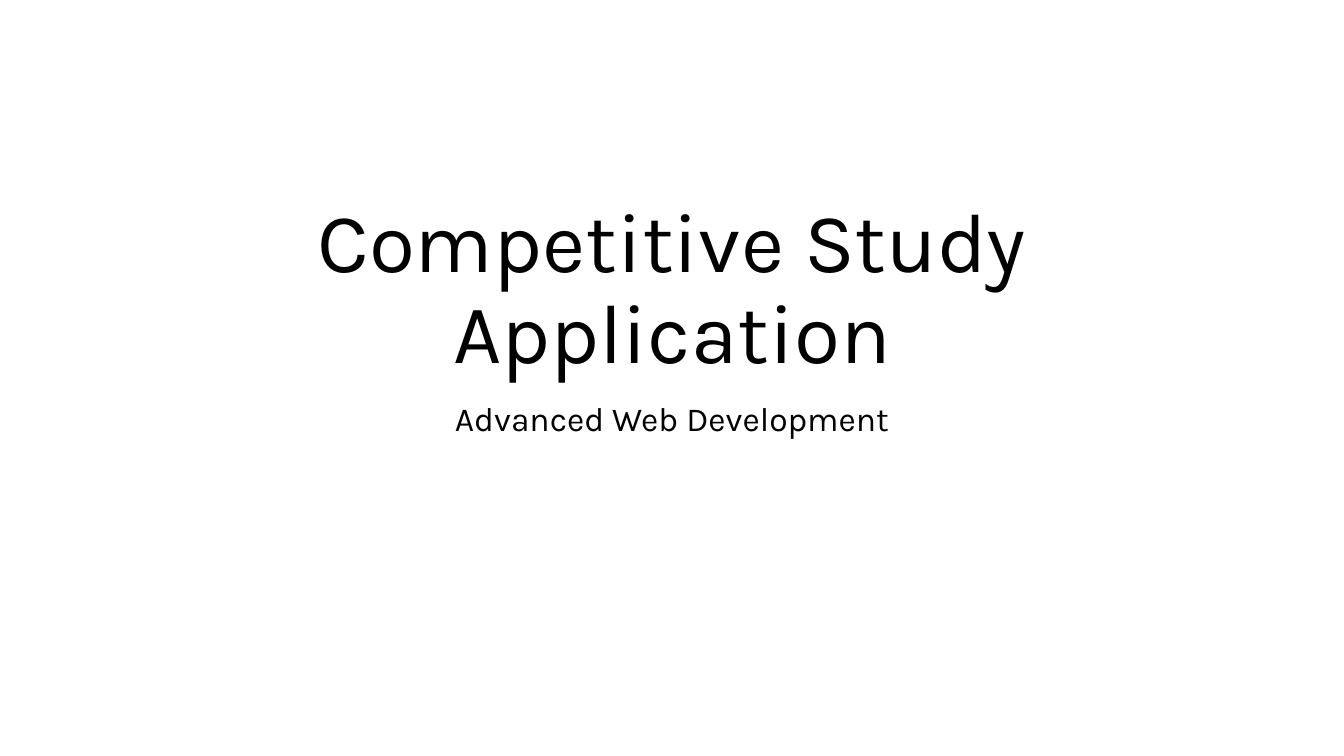
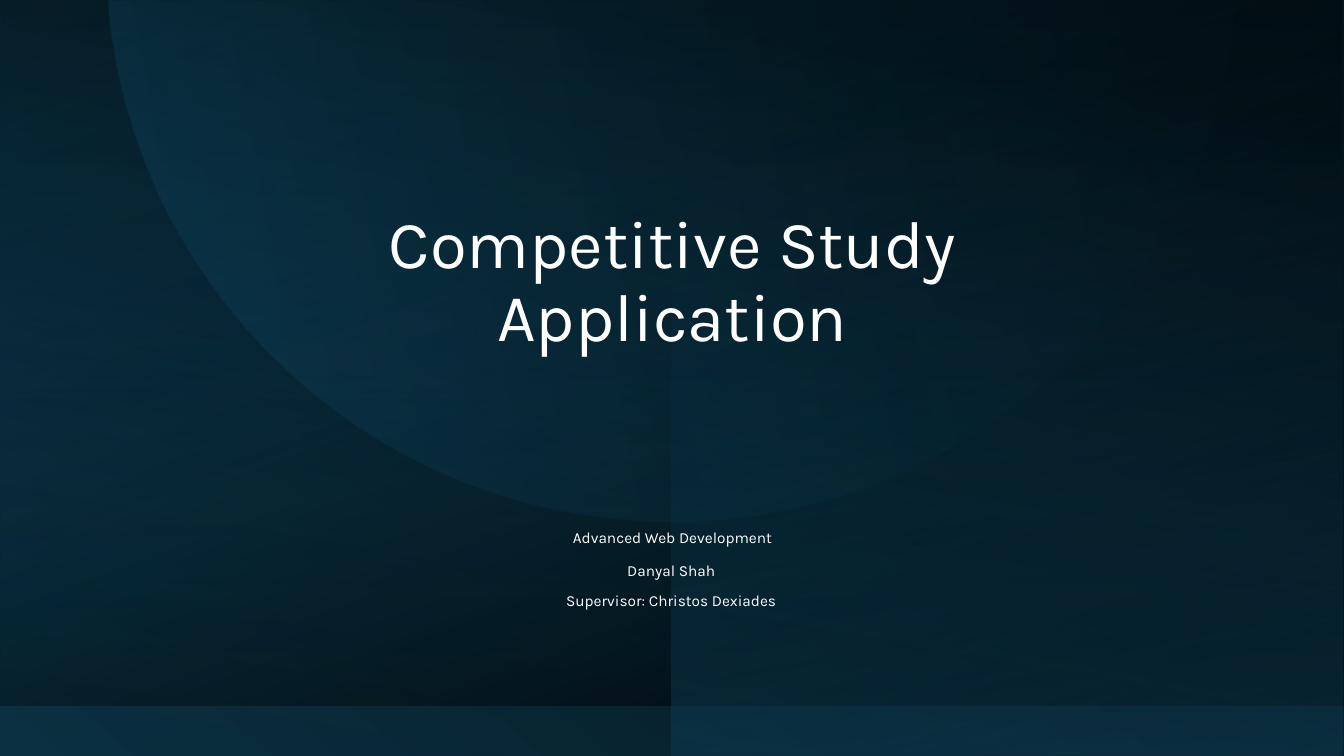
Before and after one commit to shahd9290/Competitive-Revision-Website, a slide deck: slide 1 of documents/Danyal Shah Interim Presentation.pptx. Drawn at 1344x756 pixels with LibreOffice and Linux fonts; fonts in the diff are those of the drawing. Boxes give left, top, right and bottom in pixels: in the first picture for what was removed or moved away, otherwise in the second. Text is boxed around its words. In the diff, an @@ line names an element or a change of style, - is before the commit and + after.

Commit message:
Add Video & Design to Presentation

```diff
--- a/documents/Danyal Shah Interim Presentation.pptx
+++ b/documents/Danyal Shah Interim Presentation.pptx
@@ rectangle added at [0, 0, 1344, 756], fill gradient #0B3041 to #000000 @@
@@ rectangle added at [0, 0, 1344, 706], fill gradient #104862 to #000000 @@
@@ rectangle added at [0, 0, 1343, 756], fill gradient #000000 to #104862 @@
@@ rectangle added at [1, 0, 1342, 756], fill gradient #0B3041 to #000000 @@
@@ freeform shape added at [109, 0, 1235, 521], fill gradient #0B3041 to #156082 @@
@@ rectangle added at [673, 0, 1344, 756], fill gradient #0B3041 to #104862 @@
@@ title "Competitive Study Application": place and size @@
-title "Competitive Study Application" at [318, 214, 1026, 383]
+title "Competitive Study Application" at [389, 221, 956, 357]
@@ title "Competitive Study Application" at [389, 221, 956, 357]: size 60 to 48 pt, text colour #000000 to #FFFFFF; vertical alignment bottom to middle @@
@@ subtitle "Advanced Web Development": place and size @@
-subtitle "Advanced Web Development" at [455, 408, 889, 439]
+subtitle "Advanced Web Development" at [573, 532, 772, 547]
@@ subtitle "Advanced Web Development" at [573, 532, 772, 547]: size 24 to 11 pt, text colour #000000 to #FFFFFF; vertical alignment top to middle @@
@@ text added at [566, 565, 776, 610], 11 pt, text #FFFFFF @@
+Danyal Shah
+Supervisor: Christos Dexiades
```
Also in this commit, not shown: 6 other slides changed.
